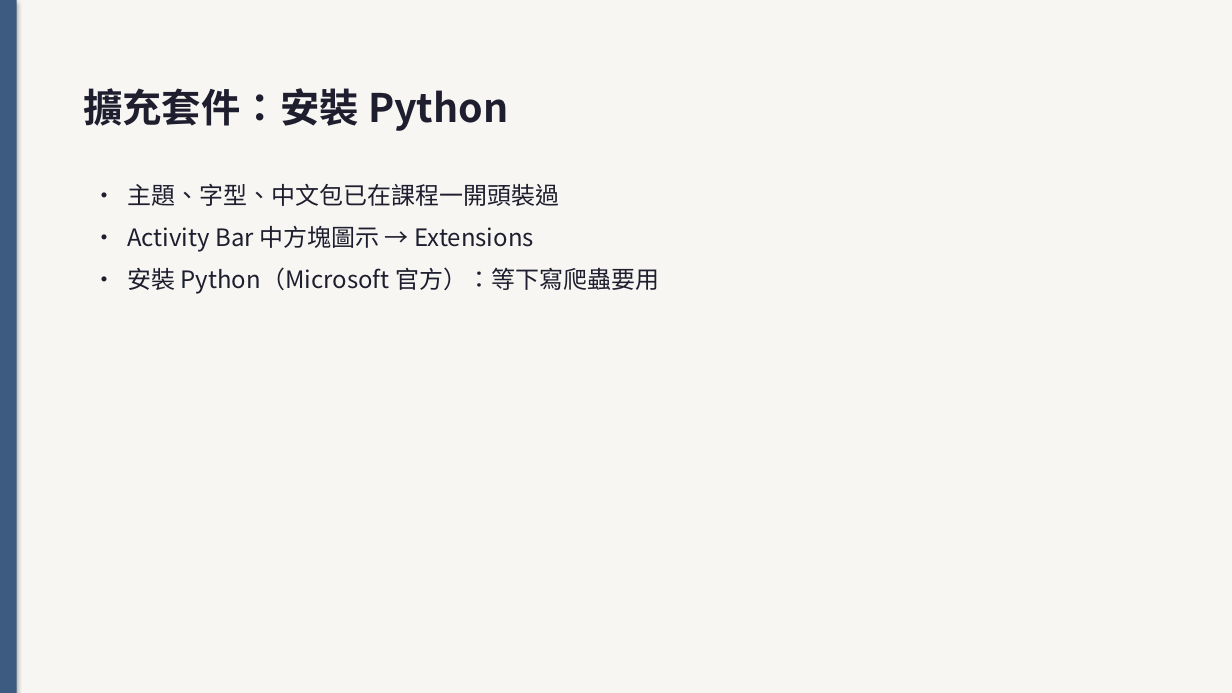
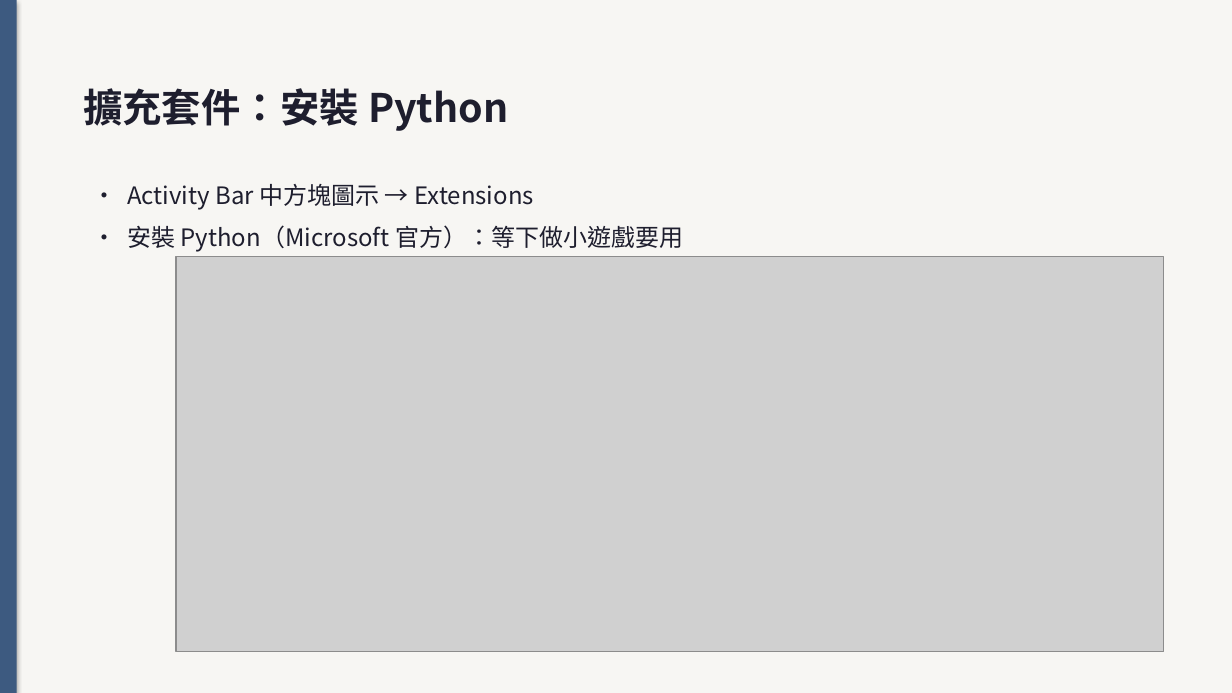
Before and after one commit to bobhsu408/vscode, a slide deck: slide 39 of jo6bj03284504t_6g4a83.pptx. Drawn at 1232x693 pixels with LibreOffice and Linux fonts; fonts in the diff are those of the drawing; grey boxes stand for pictures. Boxes give left, top, right and bottom in pixels: in the first picture for what was removed or moved away, otherwise in the second. Text is boxed around its words. In the diff, an @@ line names an element or a change of style, - is before the commit and + after.

```diff
--- a/jo6bj03284504t_6g4a83.pptx
+++ b/jo6bj03284504t_6g4a83.pptx
@@ text at (x1=127, y1=184, x2=559, y2=206): paragraph removed @@
-• 主題、字型、中文包已在課程一開頭裝過
@@ text at (x1=127, y1=225, x2=683, y2=252): text changed @@
-• 安裝 Python（Microsoft 官方）：等下寫爬蟲要用
+• 安裝 Python（Microsoft 官方）：等下做小遊戲要用
@@ picture added at (x1=176, y1=256, x2=1164, y2=652) @@
```
Also in this commit, not shown: 6 other slides changed, 10 slides added, 6 slides removed, 2 other files.
